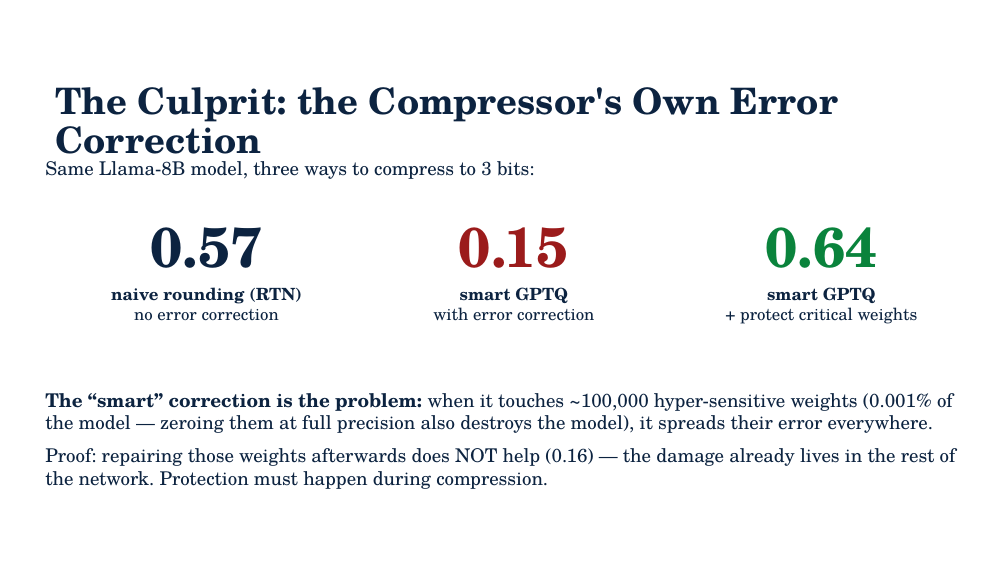
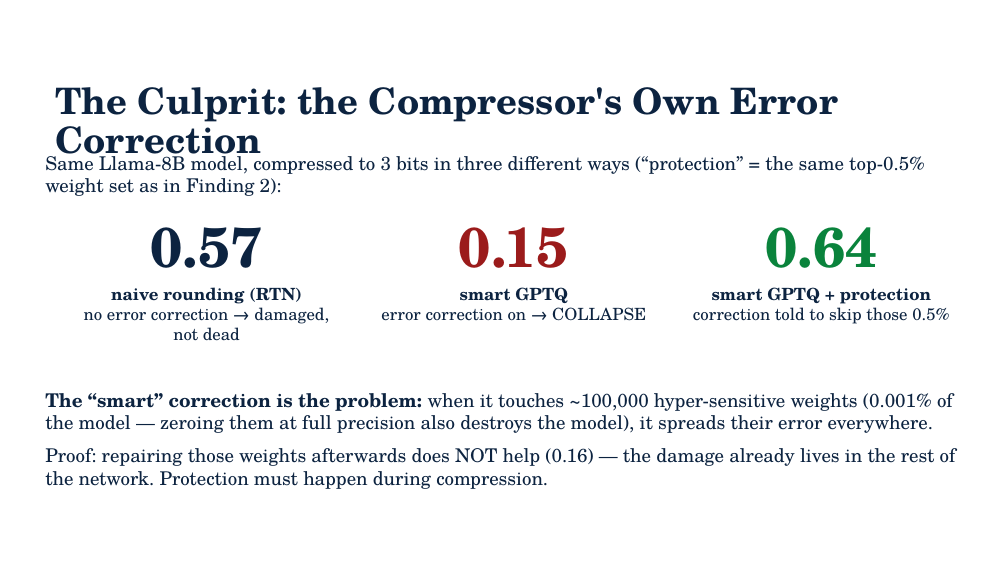
Before and after one commit to JiahaoZheng24/Instruction-Following-Attention-Head-Sensitive, a slide deck: slide 6 of paper/IFH_advisor_update_2026-09-03.pptx. Drawn at 1008x568 pixels with LibreOffice and Linux fonts; fonts in the diff are those of the drawing; background and template pictures are left out. Boxes give left, top, right and bottom in pixels: in the first picture for what was removed or moved away, otherwise in the second. Text is boxed around its words. In the diff, an @@ line names an element or a change of style, - is before the commit and + after.

```diff
--- a/paper/IFH_advisor_update_2026-09-03.pptx
+++ b/paper/IFH_advisor_update_2026-09-03.pptx
@@ text at box(45, 151, 925, 196): text changed @@
-Same Llama-8B model, three ways to compress to 3 bits:
+Same Llama-8B model, compressed to 3 bits in three different ways (“protection” = the same top-0.5% weight set as in Finding 2):
@@ text at box(693, 287, 949, 324): text changed @@
-smart GPTQ
-+ protect critical weights
+smart GPTQ + protection
+correction told to skip those 0.5%
@@ text at box(84, 307, 329, 341): text changed @@
-no error correction
+no error correction → damaged, not dead
@@ text at box(381, 307, 646, 321): text changed @@
-with error correction
+error correction on → COLLAPSE
```
Also in this commit, not shown: 4 other slides changed.
